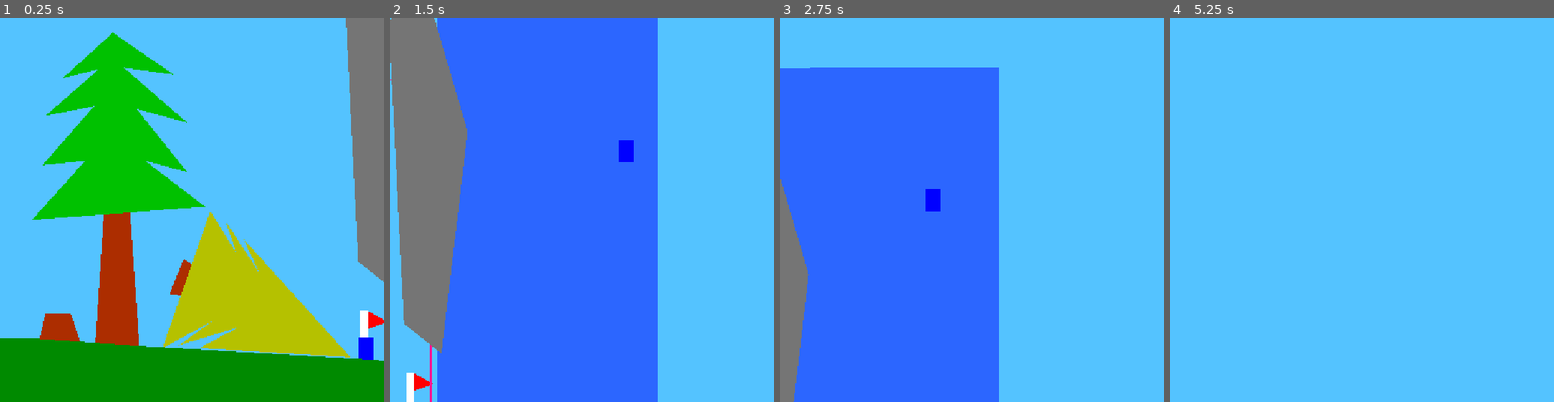
Above: before the commit, frames 1-4 (left to right).
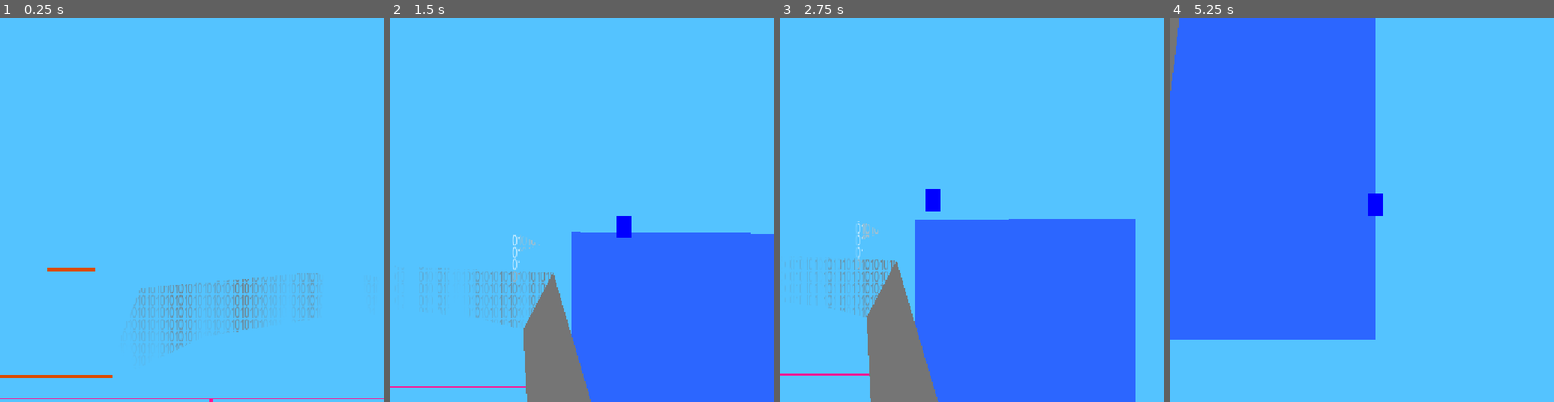
Above: after the commit, the same moments.

Repository: xorblo-doitus/OOB
Game: Godot game, scene res://src/gameplay/world/world.tscn
Same seed, same stepped clock (60 frames per second), same inputs: the game is played once before the commit and once after it.
Inputs:
- Up to frame 1 (0.25 s): no input
- Up to frame 2 (1.5 s): hold D (right) from 0.53 s (still down); tap Space (jump) at 0.77 s
- Up to frame 3 (2.75 s): tap Space (jump) at 1.52 s; release D (right) at 2.03 s; hold Left (left) from 2.03 s (still down)
- Up to frame 4 (5.25 s): release Left (left) at 2.78 s; hold D (right) 2.78-4.28 s; tap Space (jump) at 3.02, 3.77, 4.52 s; hold Left (left) 4.28-5.03 s; hold D (right) from 5.03 s (still down)

The runs differ from the first frame. In frame 1, 44% of the frame differs, in the area x 0-100%, y 0-100%; in frame 2, 70%; in frame 3, 57%; in frame 4, 45%.

Commit message:
Added checkpoints

Diff:
--- a/src/gameplay/world/interactive/respawn_point.gd
+++ b/src/gameplay/world/interactive/respawn_point.gd
@@ -1,12 +1,14 @@
 extends Area2D
 
 
+@onready var line_2d: Line2D = $Line2D
 @onready var polygon_2d: Polygon2D = $Polygon2D
 
 
 
 func _ready() -> void:
 	disable()
+	update_material()
 
 
 func _on_body_entered(body: Node2D) -> void:
@@ -17,5 +19,21 @@
 
 
 
+func _set(property: StringName, value: Variant) -> bool:
+	match property:
+		&"material":
+			update_material()
+
+	return false
+
+
 func disable() -> void:
 	polygon_2d.color = Color.GRAY
+
+
+func update_material() -> void:
+	if not is_node_ready():
+		return
+
+	polygon_2d.material = material
+	line_2d.material = material
--- a/src/gameplay/world/world.tscn
+++ b/src/gameplay/world/world.tscn
@@ -25,7 +25,7 @@
 [node name="Player" parent="." instance=ExtResource("2_enicr")]
 unique_name_in_owner = true
 z_index = -64
-position = Vector2(1000, 430)
+position = Vector2(818, -237)
 
 [node name="Camera2D" type="Camera2D" parent="."]
 unique_name_in_owner = true
@@ -156,3 +156,7 @@
 
 [node name="RespawnPoint2" parent="." instance=ExtResource("8_str6s")]
 position = Vector2(997, 422)
+
+[node name="RespawnPoint3" parent="." instance=ExtResource("8_str6s")]
+material = ExtResource("5_gag1f")
+position = Vector2(959, -173)
